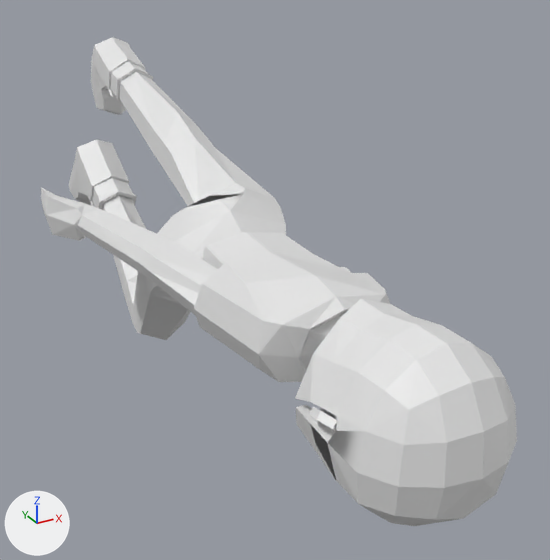
The OBJ model models/character/character.obj, before and after one commit.
The view is the same before and after, from a camera (50 mm lens) standing at (-4.45, -16.43, 4.36) and looking at (0.75, -6.99, -0.36). Lighting does not change. The marker at lower left points along +X, +Y and +Z. The older version comes first. Where no turn or scale is listed for an object, it has been applied to the vertices.

Objects in the first picture: 'body', 'hair5', 'pants', 'shirt1', 'shoes'.
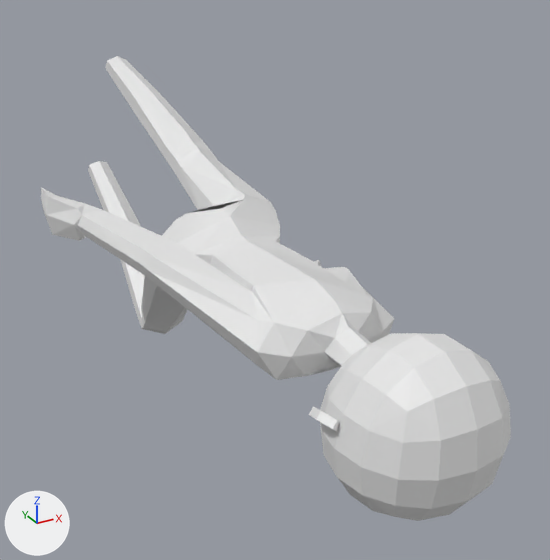
What the commit changed:
Object 'hair5' (ob_hair5) is deleted.
Object 'pants' (ob_pants) is deleted.
Object 'shirt1' (ob_shirt1) is deleted.
Object 'shoes' (ob_shoes) is deleted.

Boxes [x1, y1, x2, y2] around the edits, measured in the pictures (550 x 560 px):
'hair5', deleted
    before: [295, 299, 517, 526]
'shirt1', deleted
    before: [194, 232, 390, 382]
'pants', deleted
    before: [102, 71, 286, 340]
'shoes', deleted
    before: [69, 37, 153, 209]
'body', unchanged, uncovered by the edit
    before: [41, 188, 351, 433]
    after: [41, 56, 511, 521]
